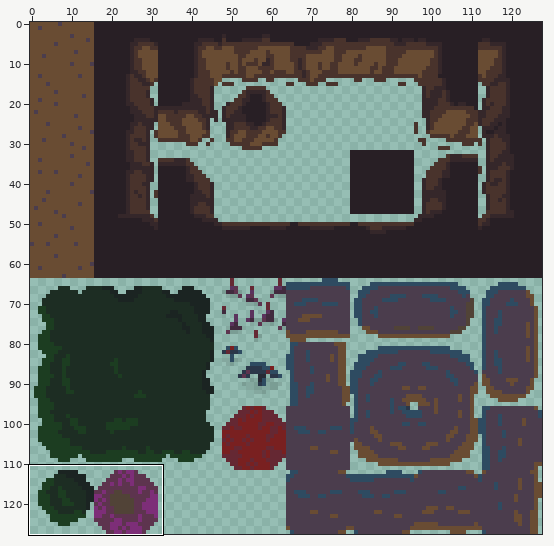
Pixel-art file, stored at Working_Files/Art/Tiles/Tileset1.aseprite. The first picture is a wide view before the edit; the outline marks the close-up.
Close-up. Before the edit:
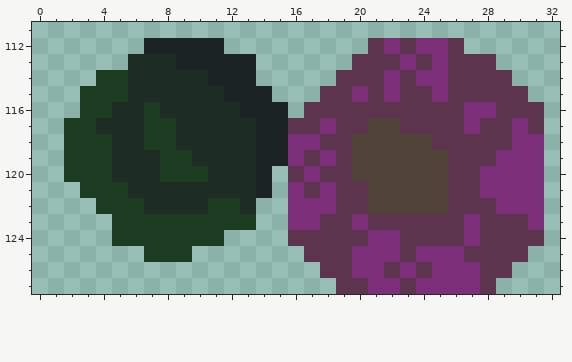
128x128 pixels, 1 frame. Shown: x 0..32, y 111..127. The commit also changed other parts of the picture, which this record leaves out.
And afterwards:
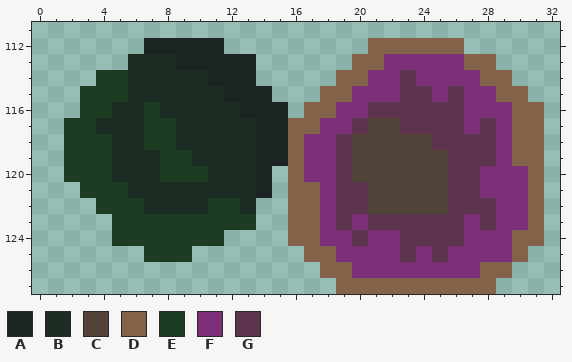
Palette (. is transparent): A #1b2422  B #1d2d23  C #514337  D #826349  E #1c3d21  F #7d2e78  G #5d344e
Difference:
--- layer "Layer 1"
@@ x 14..32 @@
 111 ...................
-112 .......GFGFFG......
-113 ......GGGFGFGGG....
-114 .....GGGFGFFGGGG...
-115 A...GGFGFGGFGGGGG..
-116 AA.GGGGGGGGGGFFGGG.
-117 AAGGFGGCCGGGGFGGFG.
-118 AAFFGGCCCCCGGGGGFF.
-119 AAFGFGCCCCCCGGGFFF.
-120 A.GFGGCCCCCCGGFFFF.
-121 A.FGFGGCCCCCGGFFFF.
-122 ..FFFGGCCCCCGGGFFF.
-123 ..FFGGFGGGGGGFGGGF.
-124 ..GGGGGFFGGGGFGGGG.
-125 ...GGGFFFGFFFGGGG..
-126 ....GGFFGFGFFFGG...
-127 .....GGFFGFFFFG....
+112 .......DDDDDD......
+113 ......DDFFFFFDD....
+114 .....DDFFGFFFFDD...
+115 A...DDFFFGGFGFFDD..
+116 AA.DDFFGGGGGGFFFDD.
+117 AADDFFGCCGGGGFGFDD.
+118 AADFFGCCCCCGGGGFDD.
+119 AADFFGCCCCCCGGGFDD.
+120 A.DFFGCCCCCCGGFFFD.
+121 A.DDFGGCCCCCGGFFFD.
+122 ..DDFGGCCCCCGGGFFD.
+123 ..DDFGFGGGGGGFGFFD.
+124 ..DDFFGFFGGGGFFFDD.
+125 ...DDFFFFGFGFFFFD..
+126 ....DDFFFFFFFFDD...
+127 .....DDDDDDDDDD....
Pixel boxes of the changes (left, top, right, bottom) in both close-ups:
changed: (288, 38, 544, 294)
